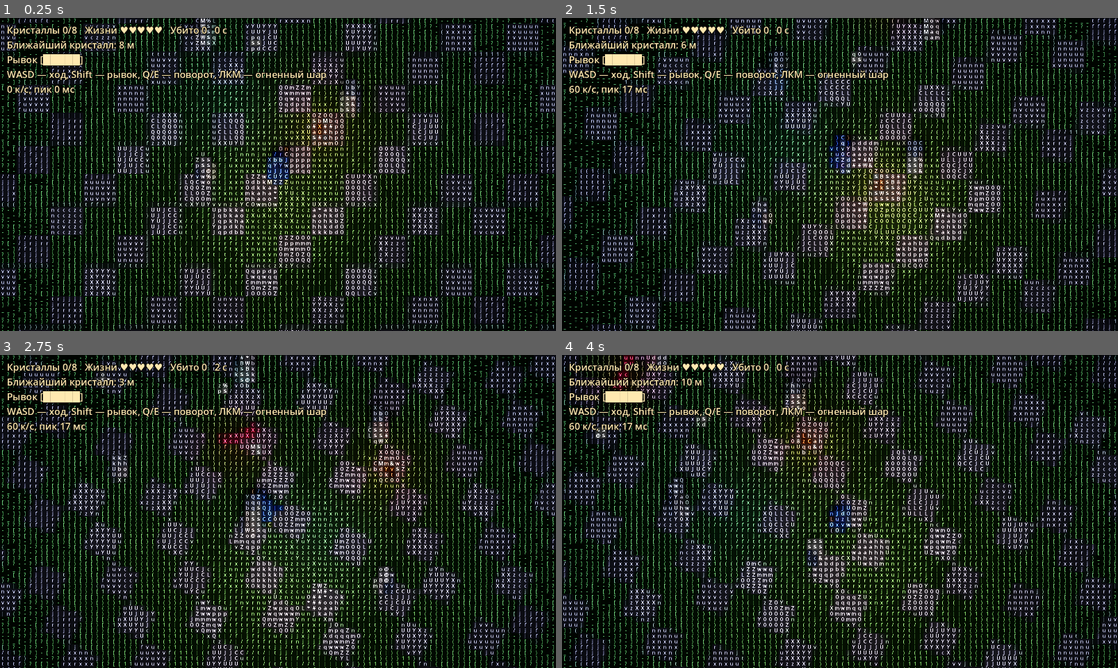
Above: before the commit, frames 1-4 (two rows, left to right).
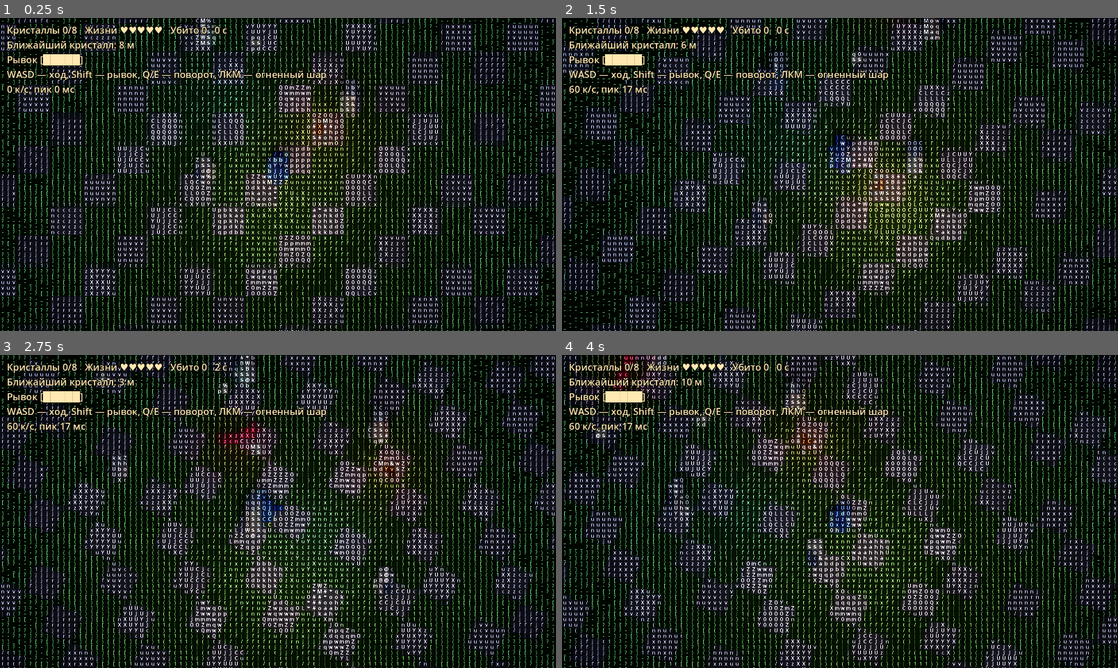
Above: after the commit, the same moments.

Repository: arteick/proxy-test
Game: Godot game, scene res://main.tscn
Two runs of this game, one before a commit and one after it. Both use one fixed random seed, a clock stepped at 60 frames per second and the inputs below.
Inputs (mouse positions are in pixels of both pictures, inside the frame that each line leads up to):
- Up to frame 1 (0.25 s): no input
- Up to frame 2 (1.5 s): tap Enter at 0.5 s; move the mouse to (812, 237) at 0.52 s; hold W from 0.53 s (still down); tap R at 0.6 s; click (812, 237) at 0.67 s; move the mouse to (1006, 221) at 1.27 s; tap Q at 1.35 s
- Up to frame 3 (2.75 s): move the mouse to (111, 464) at 2.02 s; release W at 2.03 s; hold A from 2.03 s (still down); hold E from 2.03 s (still down)
- Up to frame 4 (4 s): move the mouse to (867, 511) at 2.77 s; release E at 2.78 s; tap Shift at 2.85 s; click (867, 511) at 2.92 s; move the mouse to (756, 433) at 3.52 s; release A at 3.53 s; hold S from 3.53 s (still down); tap R at 3.6 s

The runs differ from the first frame. In frame 1, less than 0.1% of the frame differs, in the area x 48-52%, y 41-52%; in frame 2, less than 0.1%; in frame 3, less than 0.1%; in frame 4, less than 0.1%, in the area x 47-53%, y 46-57%.

Commit message:
Чат: контур мага
Co-Authored-By: Claude Sonnet 5.5 <noreply@anthropic.com>
Claude-Session: https://claude.ai/code/session_01HBLb7Y8eejsYJMu6fkf99q

Diff:
--- a/godot/scripts/hero.gd
+++ b/godot/scripts/hero.gd
@@ -7,6 +7,10 @@
 const STAFF_Z := -0.55 # посох впереди героя (он смотрит в -Z)
 const STAFF_OVERHEAD := 2.9 # высота вращающегося посоха над героем
 const ARM_REACH := 0.7 # правая рука вынесена вперёд к посоху (+rotation.x по X тянет кисть в -Z)
+
+const OUTLINE_WIDTH := 0.05 # толщина контура мага (м)
+
+static var outline_mat: ShaderMaterial
 
 var body := Node3D.new()
 var staff := Node3D.new()
@@ -28,7 +32,17 @@
 	var m := StandardMaterial3D.new()
 	m.albedo_color = c
 	m.roughness = rough
+	m.next_pass = _outline()
 	return m
+
+# контур: вывернутая оболочка, раздутая по нормалям, яркого голубого цвета; общий для всех материалов героя
+static func _outline() -> ShaderMaterial:
+	if outline_mat == null:
+		var sh := Shader.new()
+		sh.code = "shader_type spatial;\nrender_mode unshaded, cull_front;\nuniform float w = %f;\nvoid vertex() { VERTEX += NORMAL * w; }\nvoid fragment() { ALBEDO = vec3(0.55, 0.85, 1.0); }" % OUTLINE_WIDTH
+		outline_mat = ShaderMaterial.new()
+		outline_mat.shader = sh
+	return outline_mat
 
 func _mesh(mesh: Mesh, mat: Material, pos: Vector3, parent: Node3D) -> MeshInstance3D:
 	var mi := MeshInstance3D.new()
--- a/godot/tests/run.gd
+++ b/godot/tests/run.gd
@@ -92,6 +92,7 @@
 	var hero := Hero.new()
 	hero._ready()
 	check(hero.cape_segs.size() == Hero.CAPE_SEGS and hero.get_child_count() > 2, "герой: модель собирается")
+	check(Hero._outline() != null and Hero._outline() == Hero._outline(), "герой: контур общий для материалов")
 	hero.animate(0.1, true, 0.1)
 	check(hero.amp > 0.0 and hero.staff.rotation.x != 0.0, "герой: анимация ходьбы двигает суставы")
 	hero.animate(0.1, false, 0.1)
Not shown, changed: docs/MEMORY.md
Not shown, changed: docs/PROGRESS.md
Not shown, added: docs/chat/20261026-045343-gloz.md
